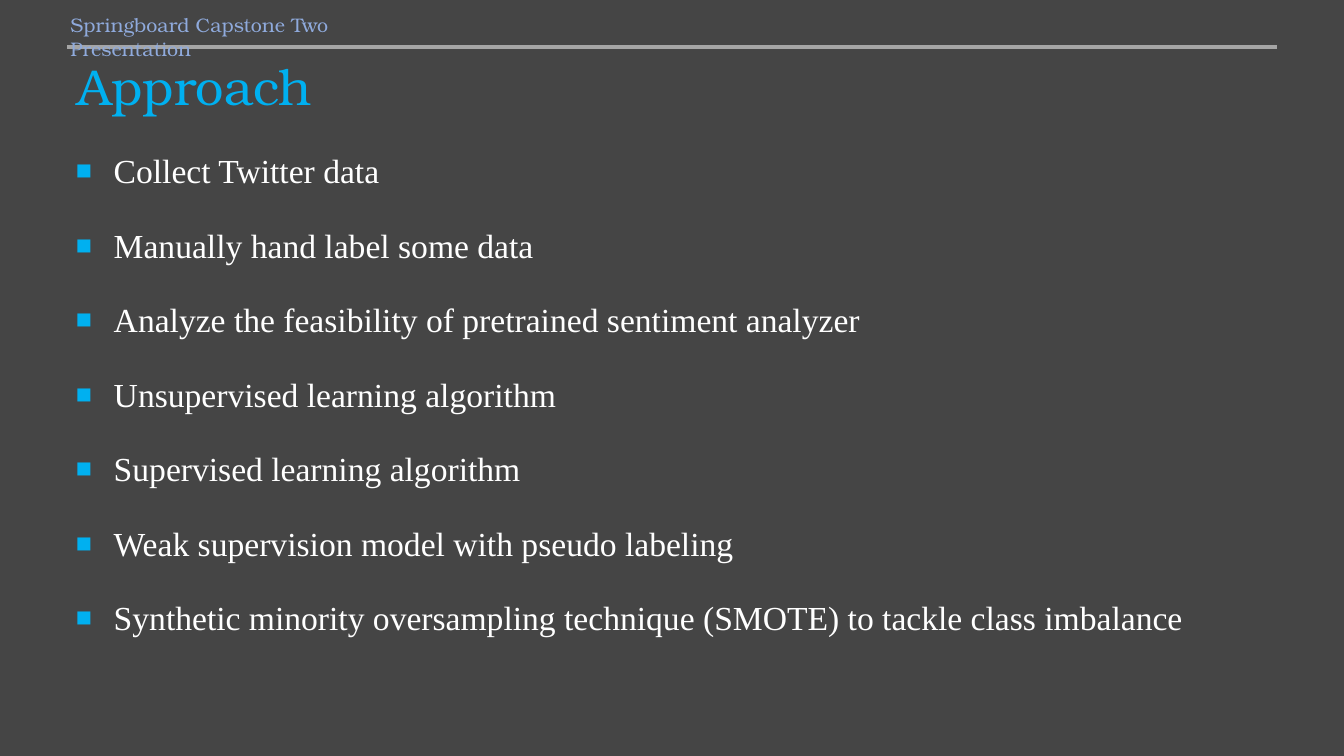
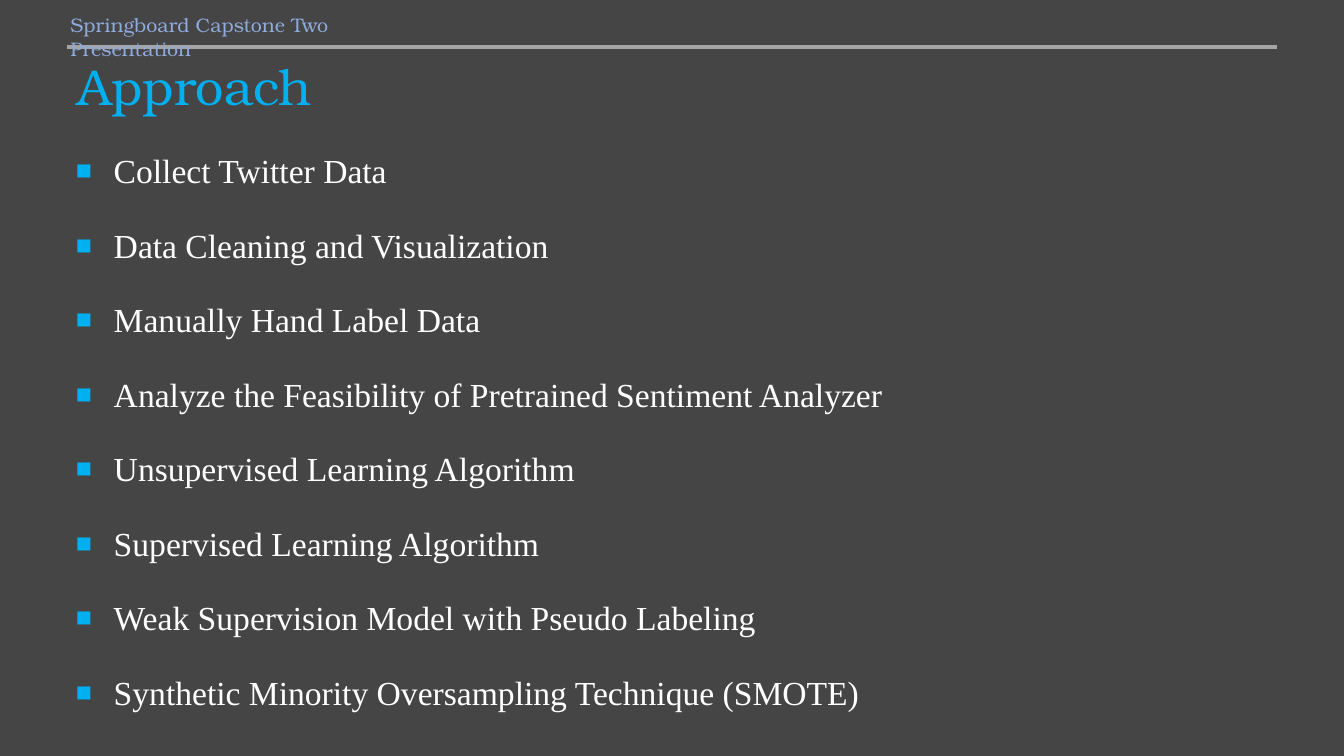
Before and after one commit to mamunm/sentiment_analysis, a slide deck: slide 3 of reports/sentiment_analysis.pptx. Drawn at 1344x756 pixels with LibreOffice and Linux fonts; fonts in the diff are those of the drawing. Boxes give left, top, right and bottom in pixels: in the first picture for what was removed or moved away, otherwise in the second. Text is boxed around its words. In the diff, an @@ line names an element or a change of style, - is before the commit and + after.

Commit message:
presentation

```diff
--- a/reports/sentiment_analysis.pptx
+++ b/reports/sentiment_analysis.pptx
@@ subtitle at (114, 159, 882, 711): text changed @@
-■ Collect Twitter data
-■ Manually hand label some data
-■ Analyze the feasibility of pretrained sentiment analyzer
-■ Unsupervised learning algorithm
-■ Supervised learning algorithm
-■ Weak supervision model with pseudo labeling
-■ Synthetic minority oversampling technique (SMOTE) to tackle class imbalance
+■ Collect Twitter Data
+■ Data Cleaning and Visualization
+■ Manually Hand Label Data
+■ Analyze the Feasibility of Pretrained Sentiment Analyzer
+■ Unsupervised Learning Algorithm
+■ Supervised Learning Algorithm
+■ Weak Supervision Model with Pseudo Labeling
+■ Synthetic Minority Oversampling Technique (SMOTE)
```
Also in this commit, not shown: 1 other slide changed, 4 slides added, 2 slides removed, 12 other files.
